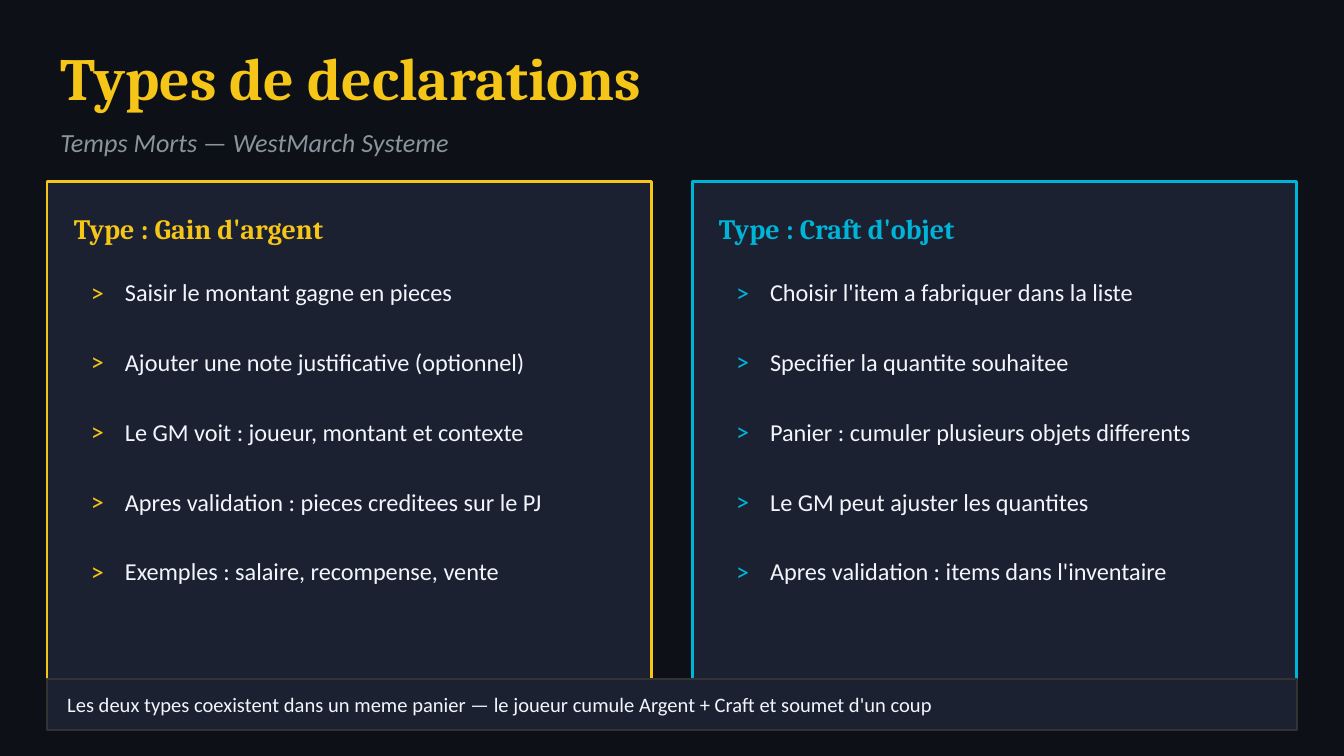
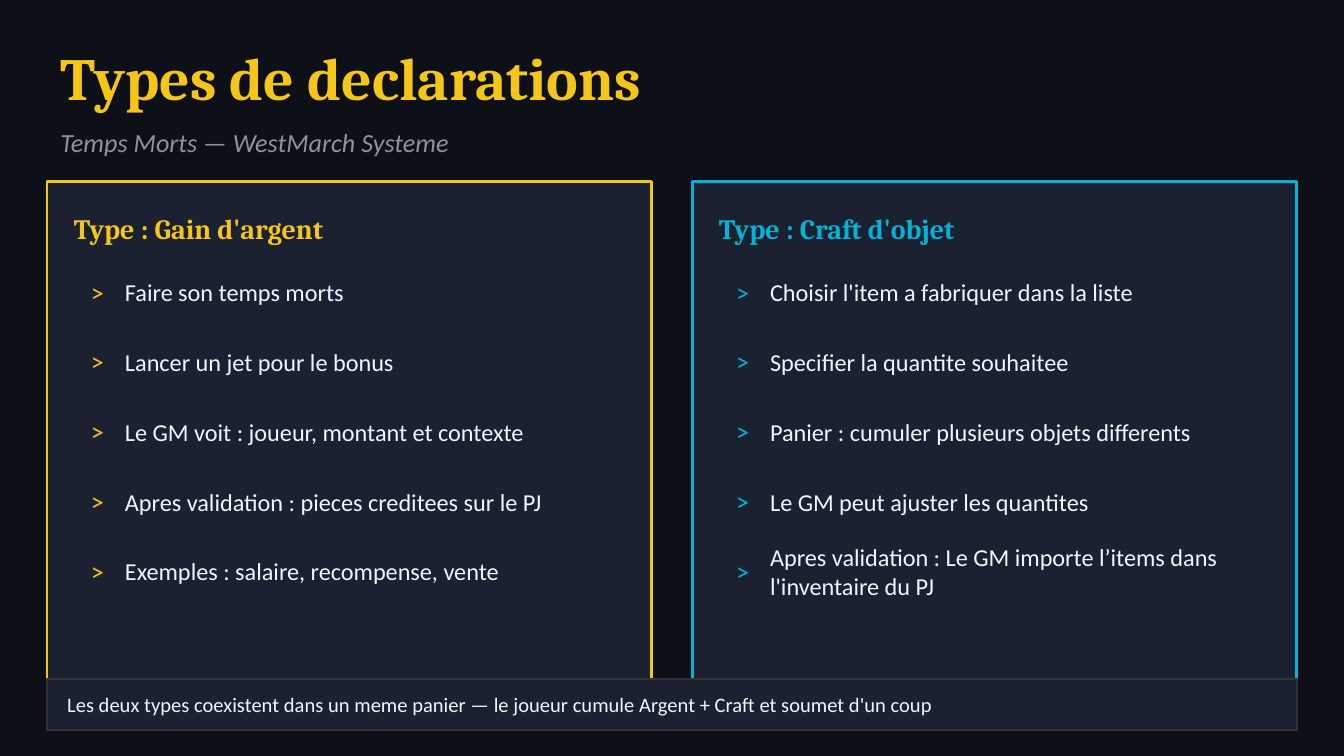
Before and after one commit to Gaetannnnnnnn/westmarch, a slide deck: slide 11 of Guide_MJ_Ashara.pptx. Drawn at 1344x756 pixels with LibreOffice and Linux fonts; fonts in the diff are those of the drawing. Boxes give left, top, right and bottom in pixels: in the first picture for what was removed or moved away, otherwise in the second. Text is boxed around its words. In the diff, an @@ line names an element or a change of style, - is before the commit and + after.

```diff
--- a/Guide_MJ_Ashara.pptx
+++ b/Guide_MJ_Ashara.pptx
@@ text at <box>125,284,343,305</box>: text changed @@
-Saisir le montant gagne en pieces
+Faire son temps morts
@@ text at <box>125,354,393,375</box>: text changed @@
-Ajouter une note justificative (optionnel)
+Lancer un jet pour le bonus
@@ text at <box>770,549,1217,595</box>: text changed @@
-Apres validation : items dans l'inventaire
+Apres validation : Le GM importe l’items dans l'inventaire du PJ
```
Also in this commit, not shown: 3 other slides changed, 8 other files.
